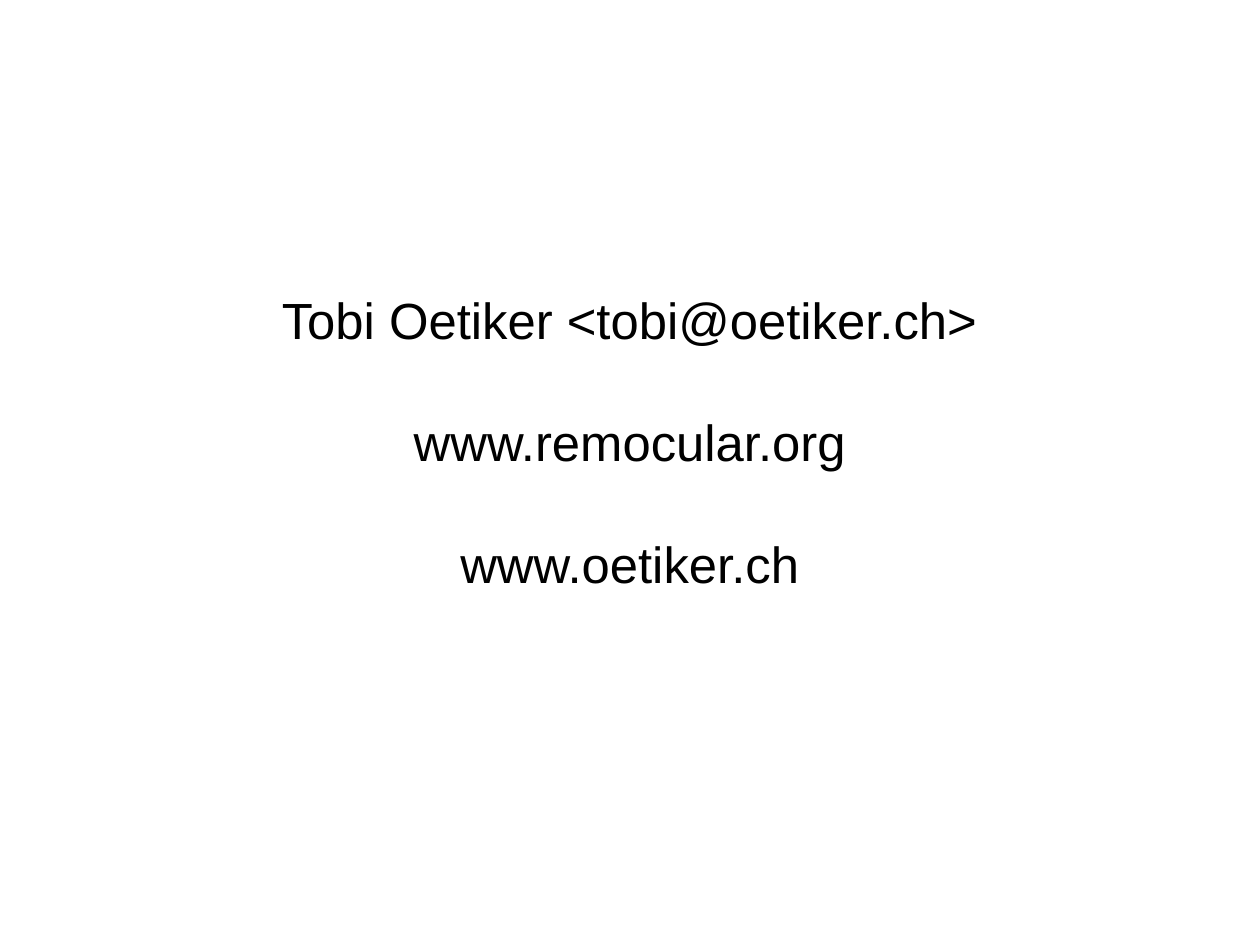
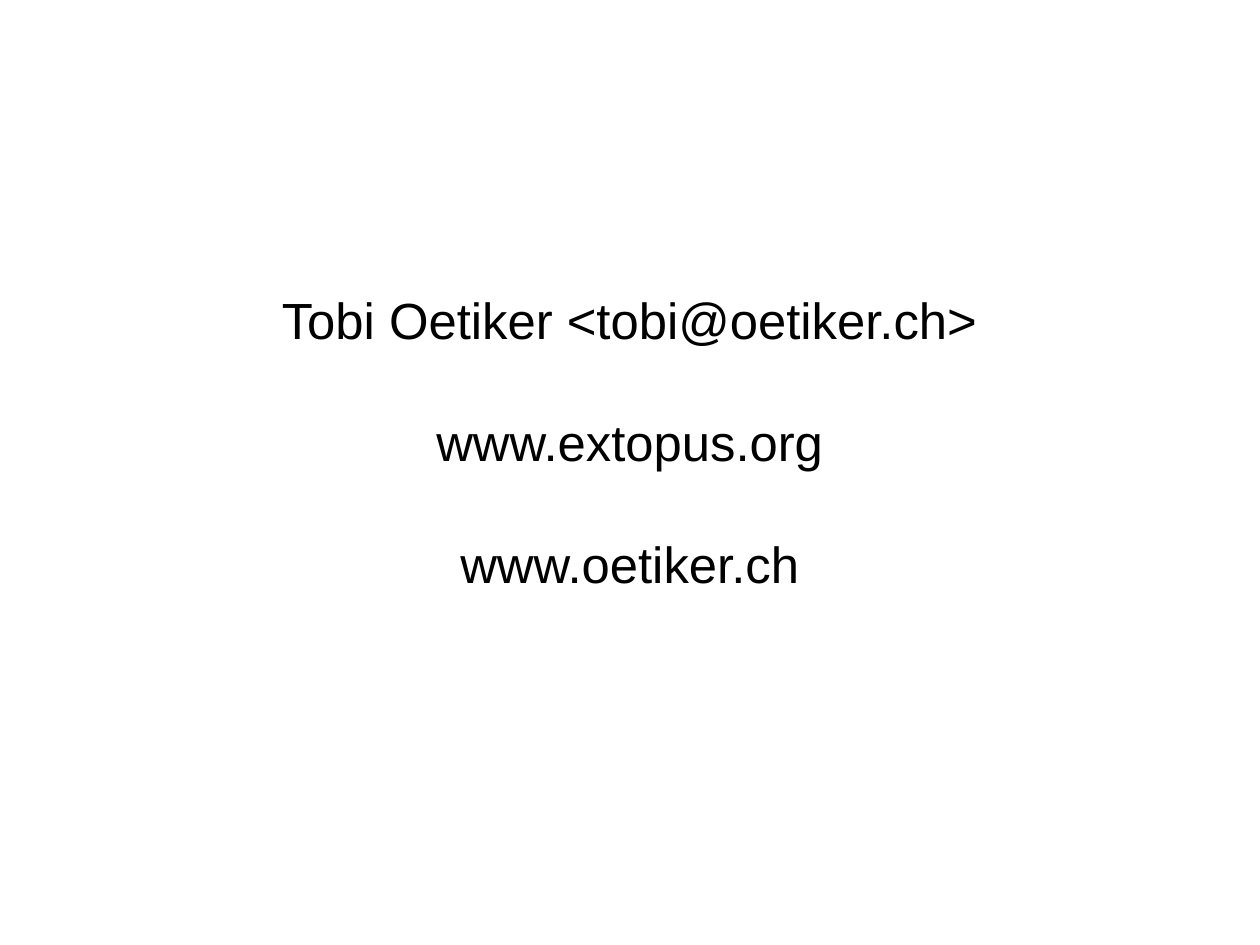
Before and after one commit to oetiker/extopus, a slide deck: slide 22 of PR/extopus-netnod-2011-10.odp. Drawn at 1260x945 pixels with LibreOffice and Linux fonts; fonts in the diff are those of the drawing. Boxes give left, top, right and bottom in pixels: in the first picture for what was removed or moved away, otherwise in the second. Text is boxed around its words. In the diff, an @@ line names an element or a change of style, - is before the commit and + after.

```diff
--- a/PR/extopus-netnod-2011-10.odp
+++ b/PR/extopus-netnod-2011-10.odp
@@ subtitle at [436, 428, 823, 472]: text changed @@
-www.remocular.org
+www.extopus.org
```
Also in this commit, not shown: 4 other files.
